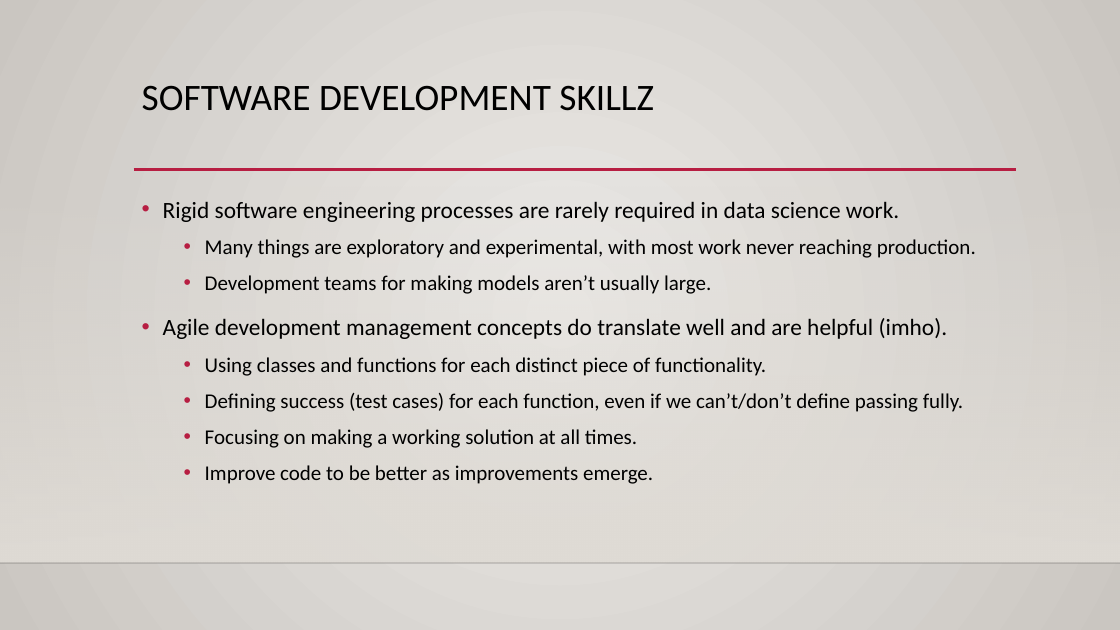
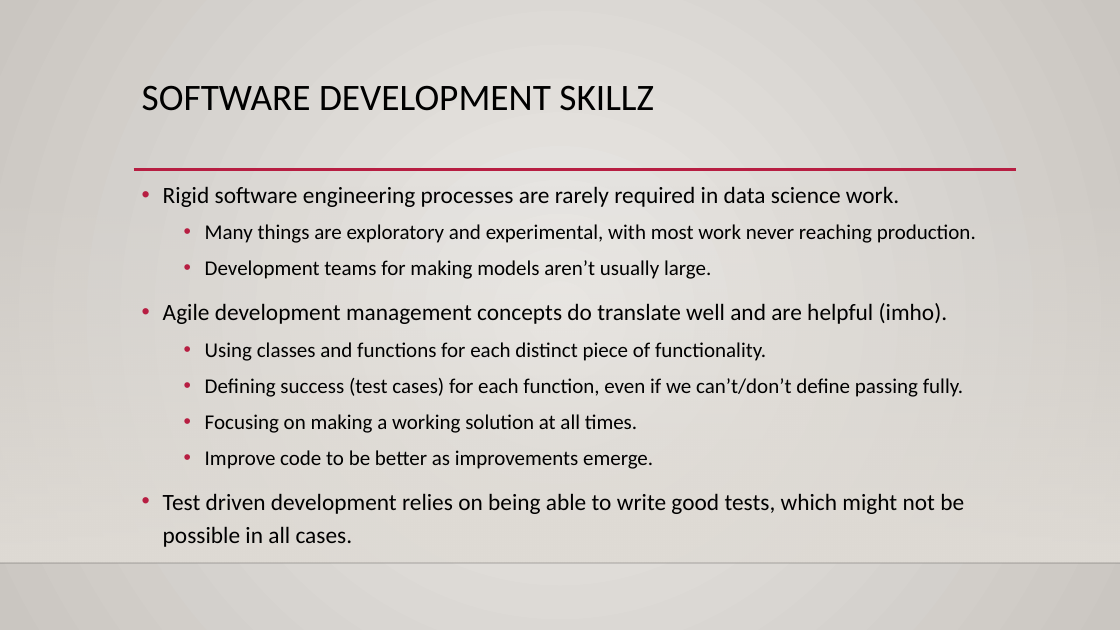
Before and after one commit to okohnkay/Programming_Basics_for_ML, a slide deck: slide 14 of course_material/slides/019_test_driven.pptx (slide 10 before the commit). Drawn at 1120x630 pixels with LibreOffice and Linux fonts; fonts in the diff are those of the drawing; background and template pictures are left out. Boxes give left, top, right and bottom in pixels: in the first picture for what was removed or moved away, otherwise in the second. Text is boxed around its words. In the diff, an @@ line names an element or a change of style, - is before the commit and + after.

```diff
--- a/course_material/slides/019_test_driven.pptx
+++ b/course_material/slides/019_test_driven.pptx
@@ text "Rigid software engineering processes are ...": place and size @@
-text "Rigid software engineering processes are ..." at <box>163,201,976,484</box>
+text "Rigid software engineering processes are ..." at <box>163,186,976,547</box>
@@ text at <box>163,493,964,547</box>: paragraph added @@
+• Test driven development relies on being able to write good tests, which might not be possible in all cases.
```
Also in this commit, not shown: 6 other slides changed, 4 slides added, 1 other file.
